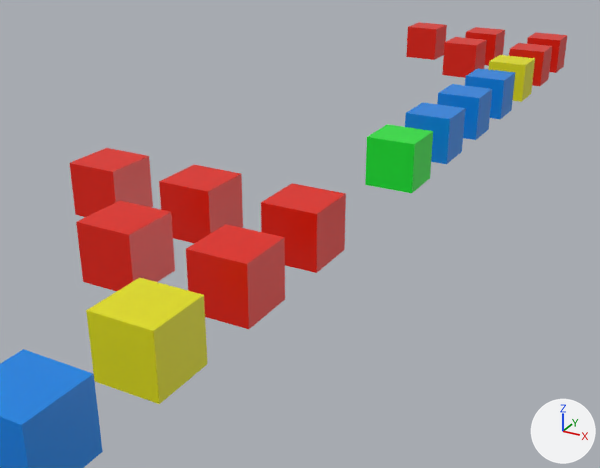
Two versions of the Blender file tests/blend_export/blend/45545-relax-name-sanitization.blend, one commit apart.
The view is the same before and after, from a 50 mm lens placed at (11.86, -27.83, 10.63), pointed at (-2.9, -0.99, -2.79). Every picture has the same lights, and +X, +Y and +Z are marked at lower right.

Script lines for the objects in view, before the commit:
```python
me_cube_004 = bpy.data.meshes.new('Cube.004')
me_cube_004.from_pydata(...)  # a box spanning x -1.0..1.0, y -1.0..1.0, z -1.0..1.0
me_cube_004.materials.append(mat_outputshouldmatchinput)  # green #0fe732
me_cube_007 = bpy.data.meshes.new('Cube.007')
me_cube_007.from_pydata(...)  # a box spanning x -1.0..1.0, y -1.0..1.0, z -1.0..1.0
me_cube_007.materials.append(mat_outputshouldrenamenode)  # red #e71a00
me_cube_024 = bpy.data.meshes.new('Cube.024')
me_cube_024.from_pydata(...)  # a box spanning x -1.0..1.0, y -1.0..1.0, z -1.0..1.0
me_cube_024.materials.append(mat_outputshouldrenamenode)  # red #e71a00
ob_basic_disallowed_clashing_deep_tree = bpy.data.objects.new('Basic_Disallowed_Clashing_Deep_Tree_@', me_cube_007)
ob_basic_disallowed_clashing_deep_tree.location = (0.0, -6.0, 0.0)
ob_hinted_alphanumeric123_col = bpy.data.objects.new('Hinted_Alphanumeric123-col', me_cube_004)
ob_hinted_alphanumeric123_col.location = (0.0, 2.0, 0.0)
ob_hinted_disallowed_clashing_deep_tree_____col = bpy.data.objects.new('Hinted_Disallowed_Clashing_Deep_Tree_@@@-col', me_cube_024)
ob_hinted_disallowed_clashing_deep_tree_____col.parent = ob_hinted_disallowed_clashing_deep_tree____col
ob_hinted_disallowed_clashing_deep_tree_____col.matrix_parent_inverse = Matrix(((1.0, 0.0, 0.0, 4.0), (0.0, 1.0, 0.0, -26.0), (0.0, 0.0, 1.0, 0.0), (0.0, 0.0, 0.0, 1.0)))
ob_hinted_disallowed_clashing_deep_tree_____col.location = (-8.0, 26.0, 0.0)
# also in view: 'Hinted_Disallowed_Clashing_@-col' at (-4.0, 22.0, 0.0); 'Hinted_Disallowed_Non-clashing_.:@"/-col' at (0.0, 18.0, 0.0); "Hinted_AllowedSymbols_!#$%^&*()-=[]{}';<>,~-col" at (0.0, 14.0, 0.0); "Basic_AllowedSymbols_!#$%^&*()-=[]{}';<>,~" at (0.0, -18.0, 0.0); 'Basic_Disallowed_Non-clashing_.:@"/' at (0.0, -14.0, 0.0)
```
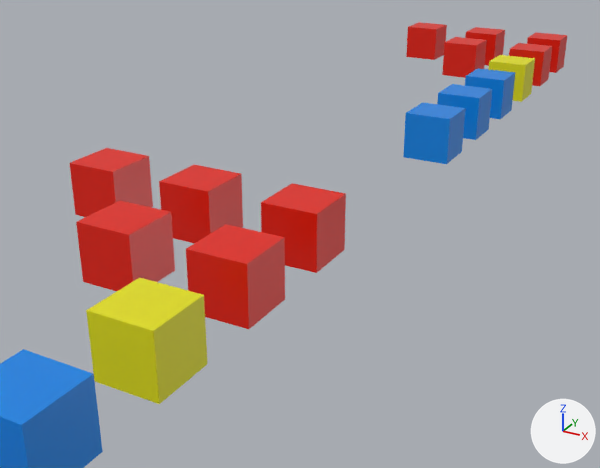
What differs and where, as boxes [x1, y1, x2, y2] in the pictures (600 x 468 px):
'Hinted_Alphanumeric123-col', deleted (green): before [365, 124, 433, 193]

The change, as a list of edits to the scene's bpy script:
```text
Remove ob_hinted_alphanumeric123_col:
    ob_hinted_alphanumeric123_col = bpy.data.objects.new('Hinted_Alphanumeric123-col', me_cube_004)
    ob_hinted_alphanumeric123_col.location = (0.0, 2.0, 0.0)
```
